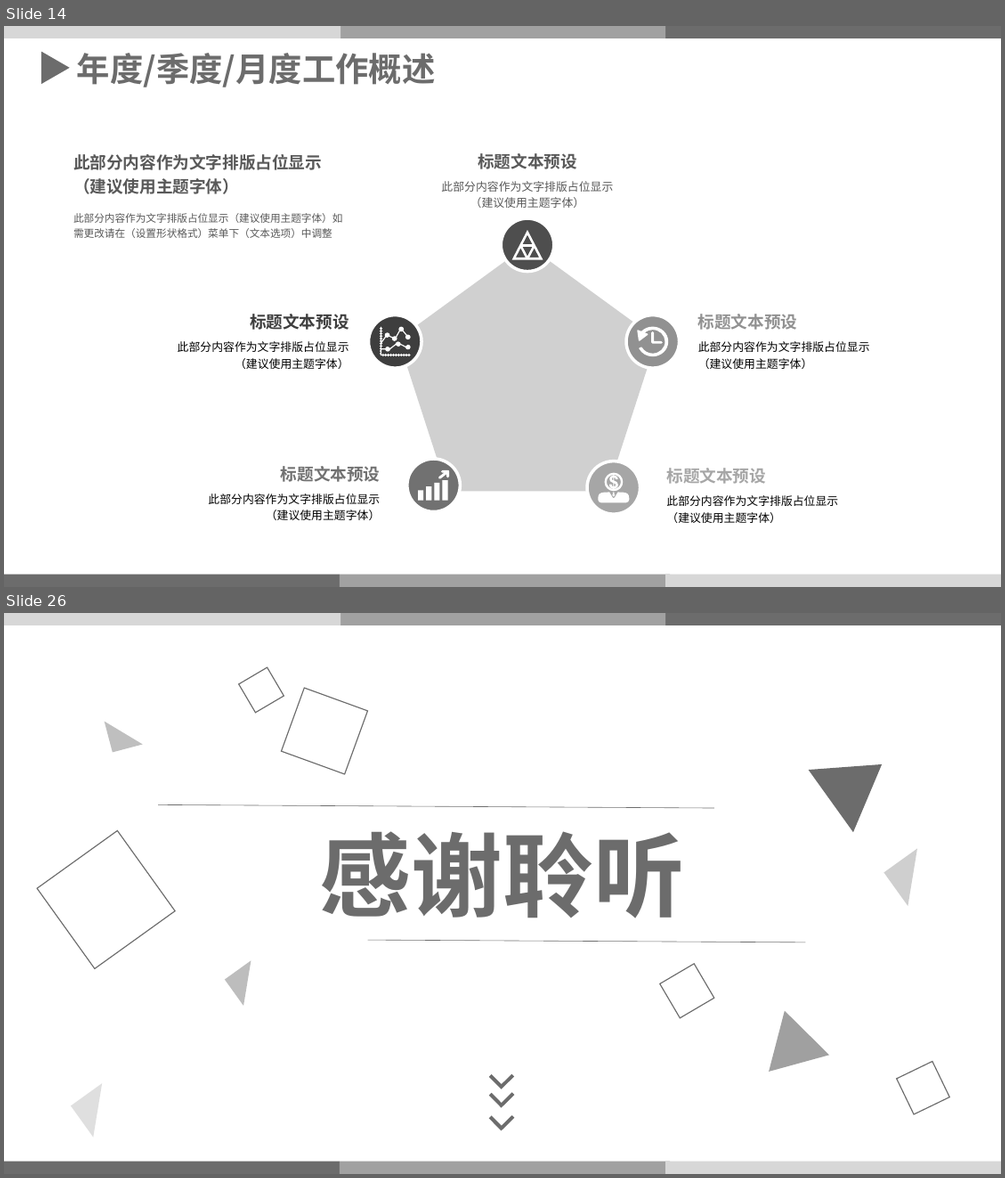
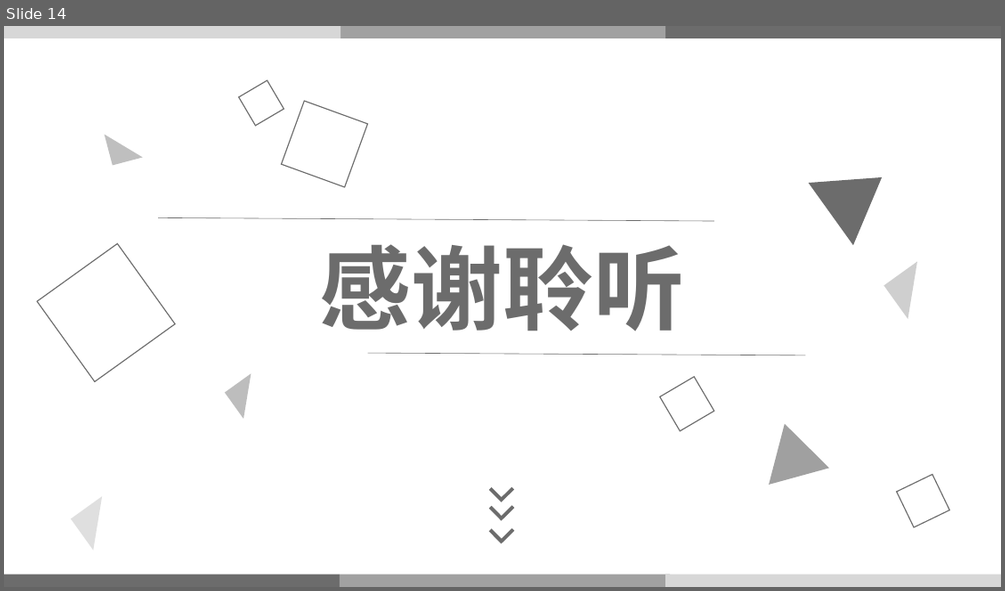
Before and after one commit to TJU-SSE-2018-OSLab/2018-OSLab, a slide deck: 操作系统答辩PPT.pptx. Shown one above the other, each under a label of ours: slides 14 and 26 before the commit, slide 14 after it; the slides between them are not shown. The pictures are 1005x1178 and 1005x591 pixels, drawn with LibreOffice and Linux fonts; fonts in the diff are those of the drawing; grey boxes stand for pictures; background and template pictures are left out. Boxes give left, top, right and bottom in pixels: in the first picture for what was removed or moved away, otherwise in the second. Text is boxed around its words. In the diff, an @@ line names an element or a change of style, - is before the commit and + after.

```diff
--- a/操作系统答辩PPT.pptx
+++ b/操作系统答辩PPT.pptx
@@ slide 14 removed at [4, 26, 1001, 587], background picture (left out) @@
@@ rectangle removed at [4, 26, 340, 38] @@
@@ right arrow removed at [41, 52, 70, 84] @@
@@ rectangle removed at [340, 26, 666, 38] @@
@@ rectangle removed at [665, 26, 1001, 38] @@
@@ text removed at [77, 53, 436, 87] @@
-年度/季度/月度工作概述
@@ text removed at [73, 154, 322, 194] @@
-此部分内容作为文字排版占位显示
-（建议使用主题字体）
@@ text removed at [477, 153, 577, 169] @@
-标题文本预设
@@ text removed at [441, 181, 613, 208] @@
-此部分内容作为文字排版占位显示
-（建议使用主题字体）
@@ text removed at [73, 213, 342, 238] @@
-此部分内容作为文字排版占位显示（建议使用主题字体）如需更改请在（设置形状格式）菜单下（文本选项）中调整
@@ ellipse removed at [502, 218, 554, 272] @@
@@ freeform shape removed at [512, 230, 543, 260] @@
@@ picture removed at [398, 245, 657, 491] @@
@@ text removed at [250, 313, 349, 329] @@
-标题文本预设
@@ ellipse removed at [369, 314, 422, 368] @@
@@ ellipse removed at [626, 314, 680, 368] @@
@@ text removed at [698, 313, 798, 329] @@
-标题文本预设
@@ text removed at [178, 341, 349, 369] @@
-此部分内容作为文字排版占位显示
-（建议使用主题字体）
@@ freeform shape removed at [380, 327, 411, 356] @@
@@ freeform shape removed at [638, 327, 669, 356] @@
@@ text removed at [698, 341, 870, 369] @@
-此部分内容作为文字排版占位显示
-（建议使用主题字体）
@@ text removed at [281, 466, 380, 482] @@
-标题文本预设
@@ ellipse removed at [407, 459, 461, 512] @@
@@ freeform shape removed at [418, 470, 450, 500] @@
@@ ellipse removed at [587, 461, 640, 515] @@
@@ freeform shape removed at [598, 473, 629, 502] @@
@@ text removed at [666, 467, 766, 483] @@
-标题文本预设
@@ text removed at [208, 493, 380, 520] @@
-此部分内容作为文字排版占位显示
-（建议使用主题字体）
@@ text removed at [666, 495, 838, 523] @@
-此部分内容作为文字排版占位显示
-（建议使用主题字体）
@@ rectangle removed at [4, 574, 340, 587] @@
@@ rectangle removed at [340, 574, 671, 587] @@
@@ rectangle removed at [666, 574, 1001, 587] @@
@@ what was slide 26 is now slide 14 @@
```
Also in this commit, not shown: 4 slides changed, 11 other slides removed, 2 other files.
